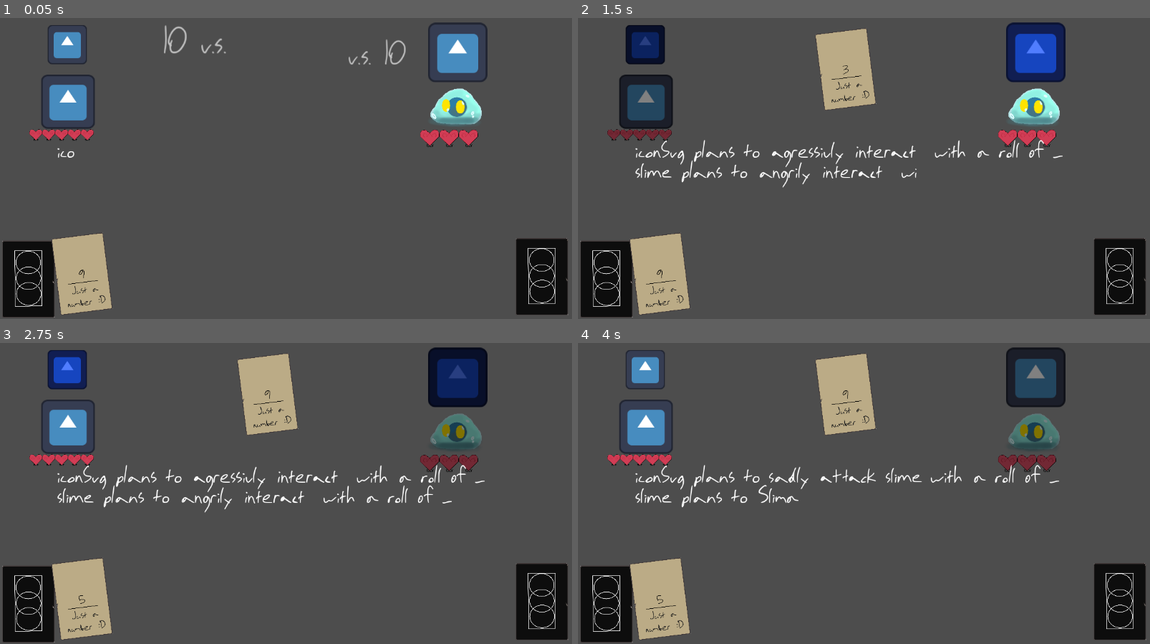
Above: before the commit, frames 1-4 (two rows, left to right).
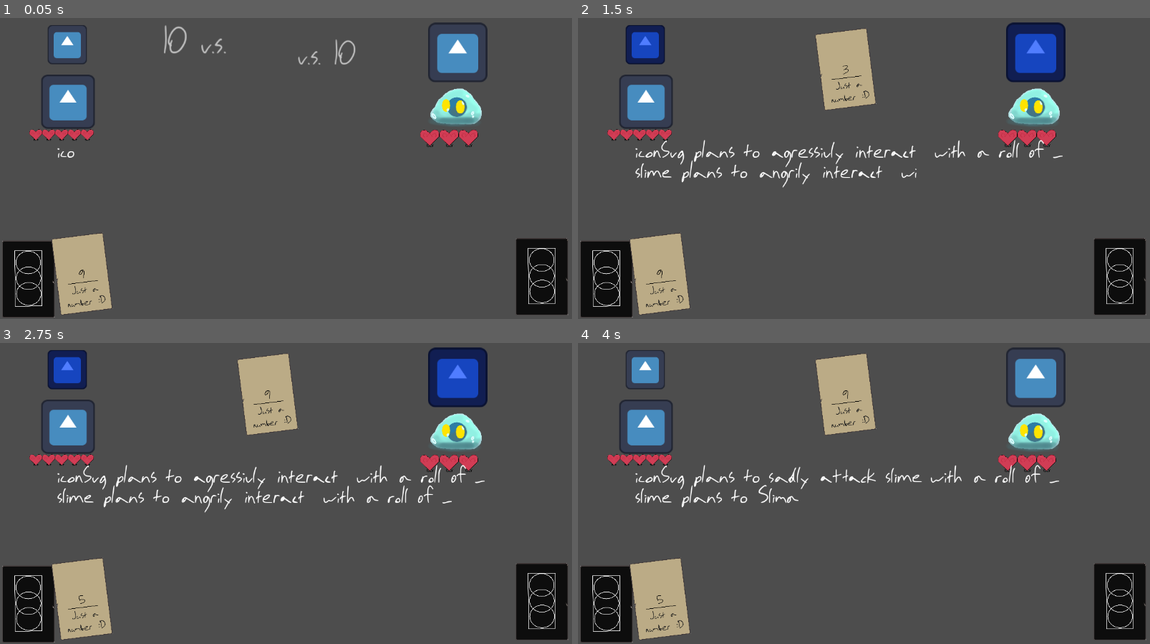
Above: after the commit, the same moments.

Repository: TeamName-FIOLTR/GMTK2023
Game: Godot game, scene res://scenes/levels/test/test_level.tscn
The game is run twice, just before and just after one commit, with the same random seed, the same clock (stepped at 60 frames per second) and the same inputs. The project has no main scene, so this scene is started directly. The engine's default icon, where the game draws it, is replaced by a stand-in: a white triangle on a blue panel in a dark square.
Inputs (mouse positions are in pixels of both pictures, inside the frame that each line leads up to):
- Up to frame 1 (0.05 s): no input
- Up to frame 2 (1.5 s): move the mouse to (658, 273) at 0.52 s; hold Right (ui_right) 0.53-1.28 s; click (658, 273) at 0.67 s; move the mouse to (846, 69) at 1.27 s; hold Down (ui_down) from 1.28 s (still down); click (846, 69) at 1.42 s
- Up to frame 3 (2.75 s): tap Enter at 2 s; move the mouse to (80, 598) at 2.02 s; release Down (ui_down) at 2.03 s; hold Right (ui_right) from 2.03 s (still down); click (80, 598) at 2.17 s
- Up to frame 4 (4 s): tap Space (developer_debug) at 2.75 s; release Right (ui_right) at 2.78 s; hold Up (ui_up) 2.78-3.53 s; click (658, 598) at 2.92 s; hold Left (ui_left) from 3.53 s (still down); click (658, 598) at 3.67 s

The runs differ from the first frame. In frame 1, 0.3% of the frame differs, in the area x 52-71%, y 7-16%; in frame 2, 2.7%; in frame 3, 3.2%, in the area x 73-86%, y 1-43%; in frame 4, 3.2%.

Commit message:
just some looky things

Diff:
--- a/scenes/objects/entities/entity.gd
+++ b/scenes/objects/entities/entity.gd
@@ -159,7 +159,7 @@
 	return sibling
 
 func on_focus_enter()->void:
-	modulate = Color(0.5,0.5,0.5)
+	modulate = Color(1,1,1)
 	has_focus = true
 func on_focus_exit()->void:
 	self.modulate = Color(1,1,1)
--- a/scenes/objects/entities/slime/slime.tscn
+++ b/scenes/objects/entities/slime/slime.tscn
@@ -93,7 +93,7 @@
 }
 
 [node name="Difficulty" type="Node2D" parent="."]
-position = Vector2(-31, -18)
+position = Vector2(-44, -18)
 scale = Vector2(0.15, 0.15)
 
 [node name="Control" type="Label" parent="Difficulty"]
@@ -109,6 +109,5 @@
 vertical_alignment = 1
 
 [node name="D20NumberDisplay" parent="." instance=ExtResource("7_gejit")]
-visible = false
-position = Vector2(-38, -13)
+position = Vector2(-16, -14)
 scale = Vector2(0.030035, 0.030035)
